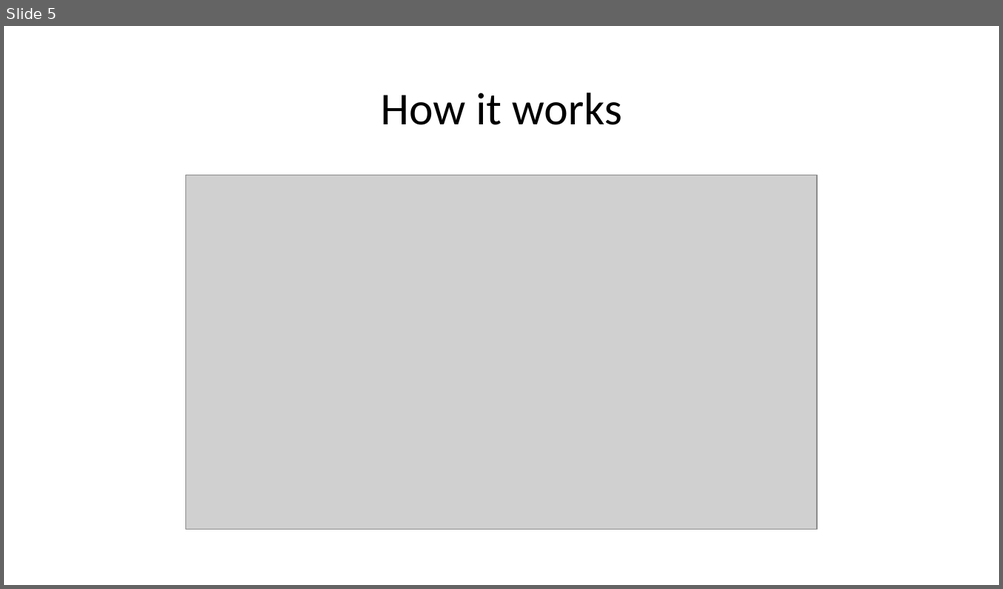
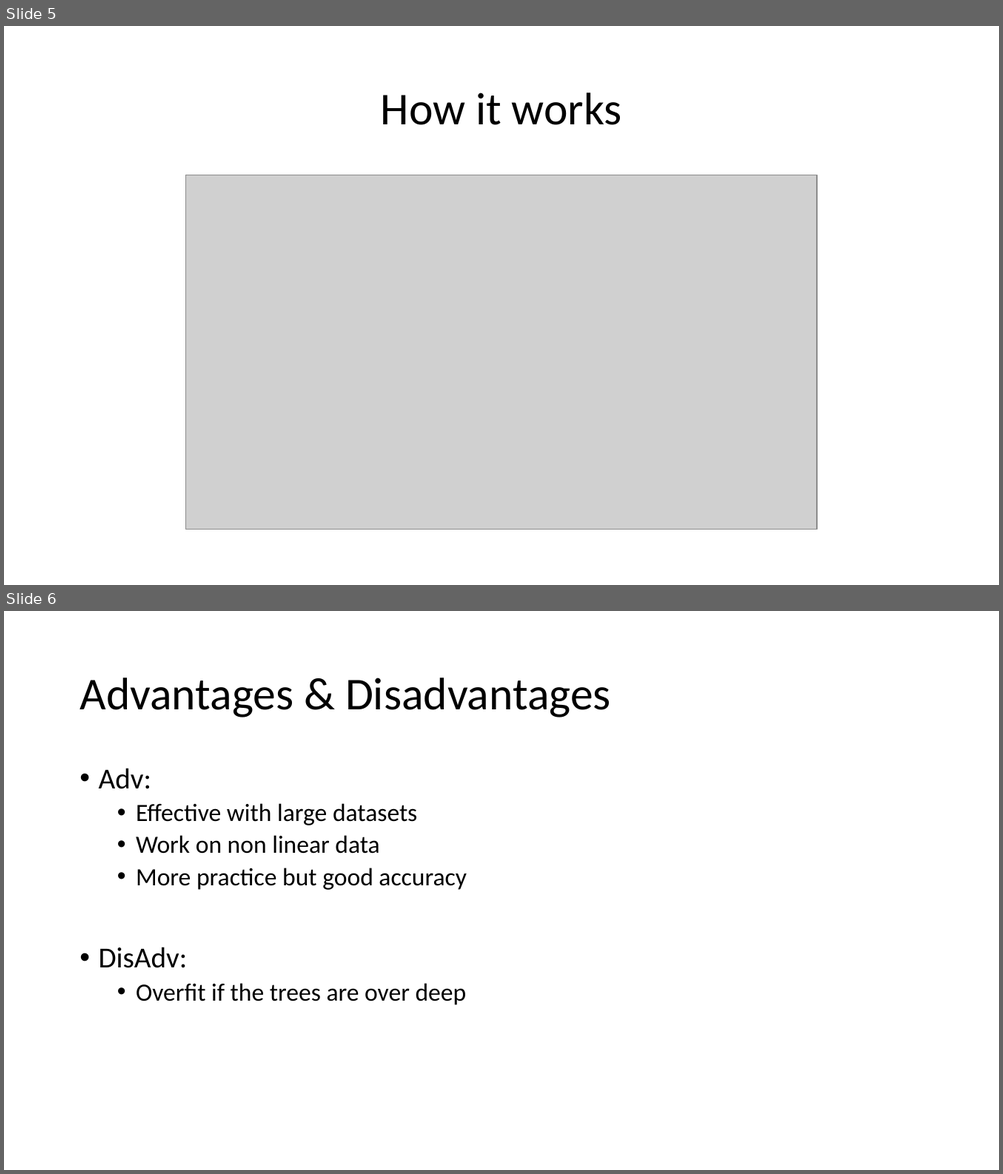
Before and after one commit to Kirthy-AI-Learner/ML_Regression, a slide deck: XG Booster.pptx. Shown one above the other, each under a label of ours: slide 5 before the commit, slides 5 and 6 after it. The pictures are 1003x589 and 1003x1174 pixels, drawn with LibreOffice and Linux fonts; fonts in the diff are those of the drawing; grey boxes stand for pictures. Boxes give left, top, right and bottom in pixels: in the first picture for what was removed or moved away, otherwise in the second. Text is boxed around its words. In the diff, an @@ line names an element or a change of style, - is before the commit and + after.

```diff
--- a/XG Booster.pptx
+++ b/XG Booster.pptx
@@ slide 6 added at [4,611,999,1170], background #FFFFFF @@
@@ title added at [79,678,611,718], 44 pt, text #000000 @@
+Advantages & Disadvantages
@@ text added at [99,768,466,1005], 24 pt, text #000000 @@
+• Adv:
+  • Effective with large datasets
+  • Work on non linear data
+  • More practice but good accuracy
+• DisAdv:
+  • Overfit if the trees are over deep
```
Also in this commit, not shown: 2 other files.
